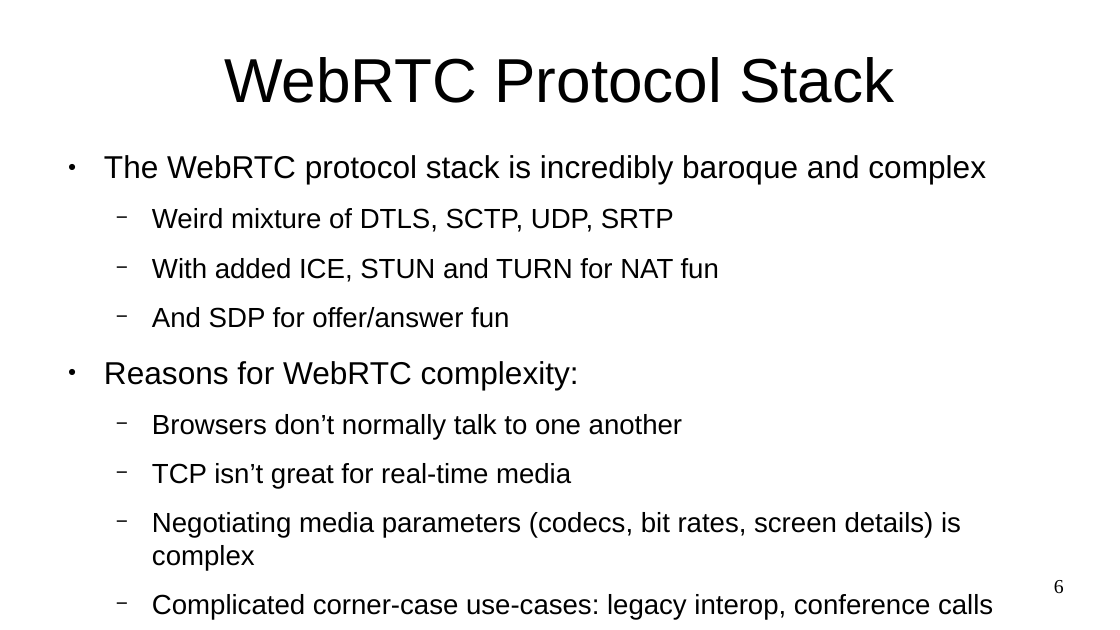
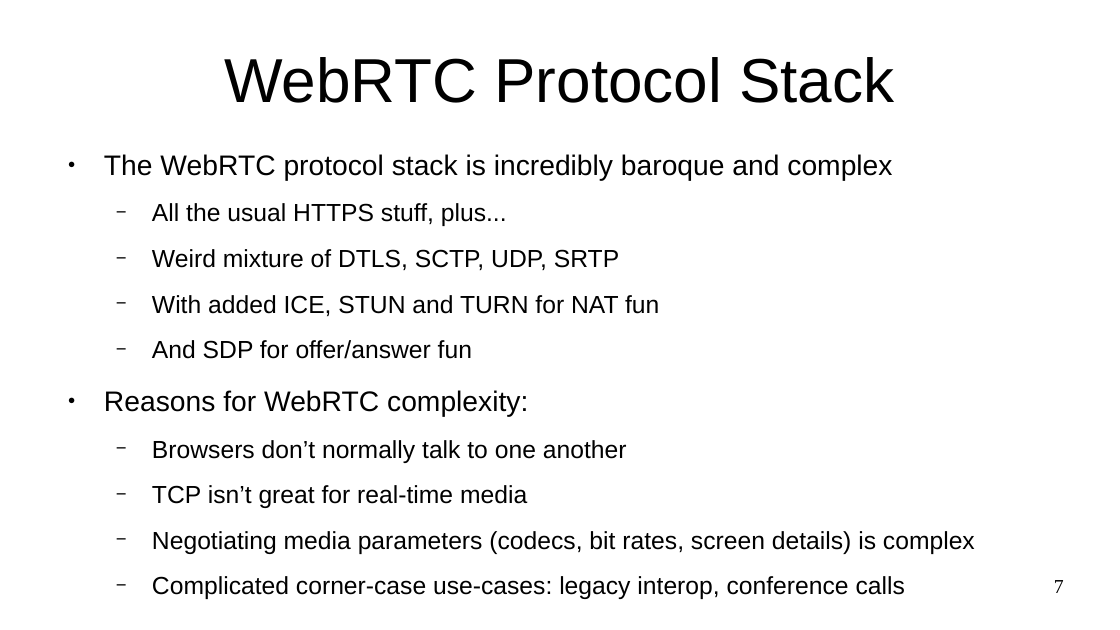
Before and after one commit to sftcd/cs7053, a slide deck: slide 7 of 2016lectures/12-webrtc.odp (slide 6 before the commit). Drawn at 1120x630 pixels with LibreOffice and Linux fonts; fonts in the diff are those of the drawing. Boxes give left, top, right and bottom in pixels: in the first picture for what was removed or moved away, otherwise in the second. Text is boxed around its words. In the diff, an @@ line names an element or a change of style, - is before the commit and + after.

```diff
--- a/2016lectures/12-webrtc.odp
+++ b/2016lectures/12-webrtc.odp
@@ text at (x1=104, y1=154, x2=975, y2=599): size 22.4 to 20 pt in "The WebRTC protocol stack is incredibly baroque ...", "Reasons for WebRTC complexity:"; size 19.6 to 17.5 pt in "Weird mixture of DTLS, SCTP, UDP, SRTP", "With added ICE, STUN and TURN for ...", "And SDP for offer/answer fun", "Browsers don’t normally talk to one another" and 3 more places @@
@@ text at (x1=152, y1=203, x2=507, y2=226): paragraph added @@
+  − All the usual HTTPS stuff, plus...
@@ page number at (x1=1054, y1=580, x2=1064, y2=593): text changed @@
-6
+7
```
Also in this commit, not shown: 3 other slides changed, 3 slides added, 3 other files.
